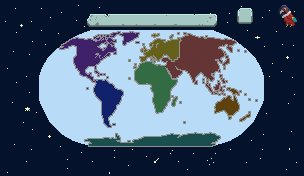
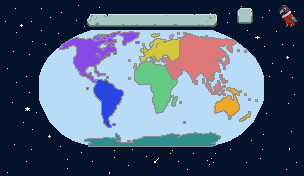
Layered file, before and after one edit (304x176). Changes by layer:
hid "NA_d" over (60, 32, 139, 82)
hid "AN_d" over (85, 122, 220, 146)
hid "AF_d" over (129, 62, 181, 113)
hid "SA_d" over (87, 80, 123, 127)
hid "AS_d" over (162, 33, 246, 95)
hid "OC_d" over (215, 88, 257, 121)
hid "EU_d" over (129, 34, 180, 68)
